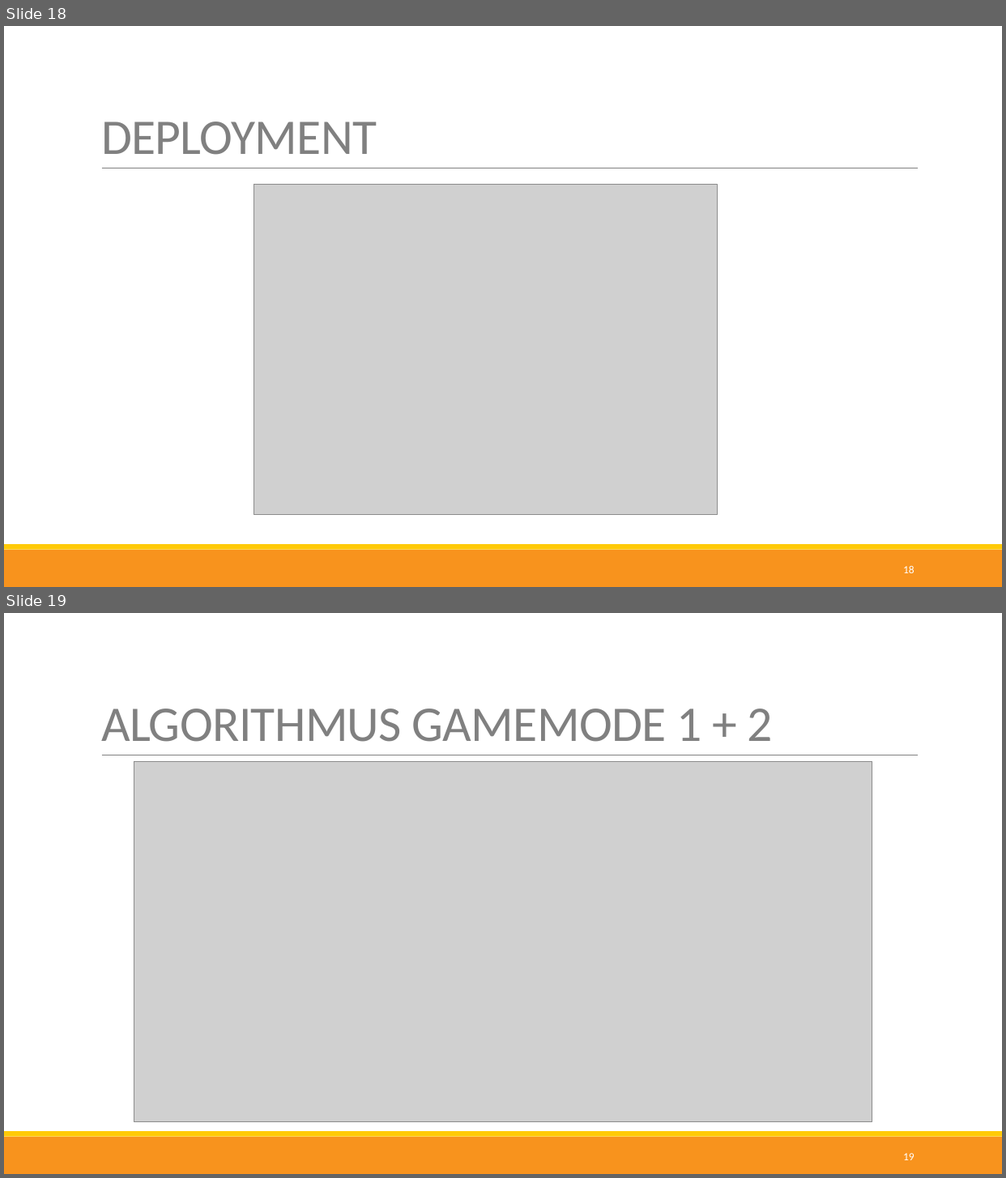
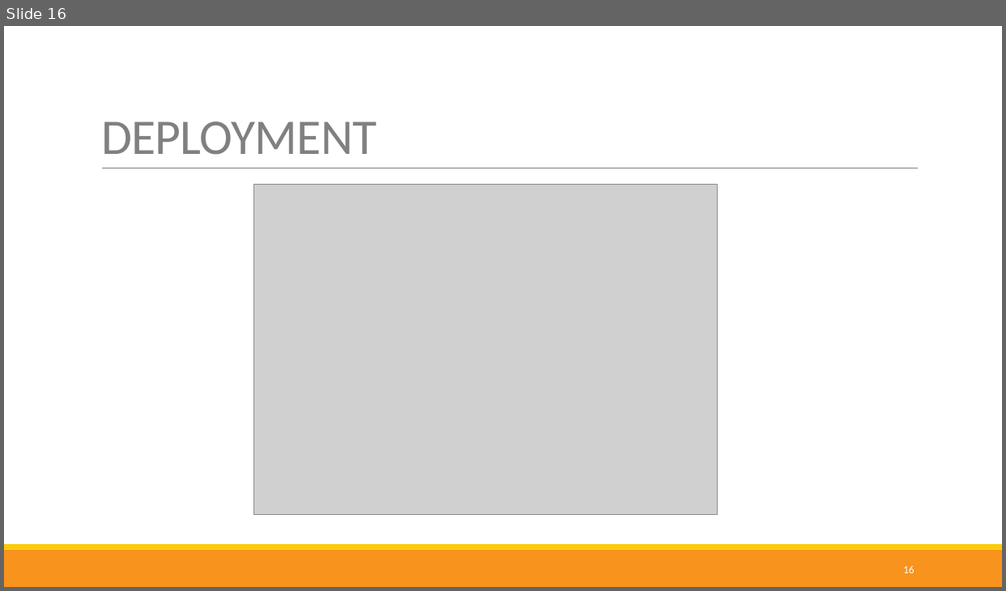
Before and after one commit to nappydevelopment/Nappy-the-ingenious-docs, a slide deck: presentation/Final/Final.pptx. Shown one above the other, each under a label of ours: slides 18 and 19 before the commit, slide 16 after it. The pictures are 1006x1178 and 1006x591 pixels, drawn with LibreOffice and Linux fonts; fonts in the diff are those of the drawing; grey boxes stand for pictures. Boxes give left, top, right and bottom in pixels: in the first picture for what was removed or moved away, otherwise in the second. Text is boxed around its words. In the diff, an @@ line names an element or a change of style, - is before the commit and + after.

```diff
--- a/presentation/Final/Final.pptx
+++ b/presentation/Final/Final.pptx
@@ slide 19 removed at (4,613,1002,1174), background #FFFFFF; not listed: 3 template elements that a slide beside it also shows @@
@@ title removed at (101,709,773,742) @@
-ALGORITHMUS GAMEMODE 1 + 2
@@ picture removed at (134,761,872,1122) @@
@@ page number removed at (903,1153,914,1161) @@
-19
@@ what was slide 18 is now slide 16 @@
@@ page number at (903,566,914,574): text changed @@
-18
+16
```
Also in this commit, not shown: 7 slides changed, 6 slides added, 3 other slides removed, 3 other files.
